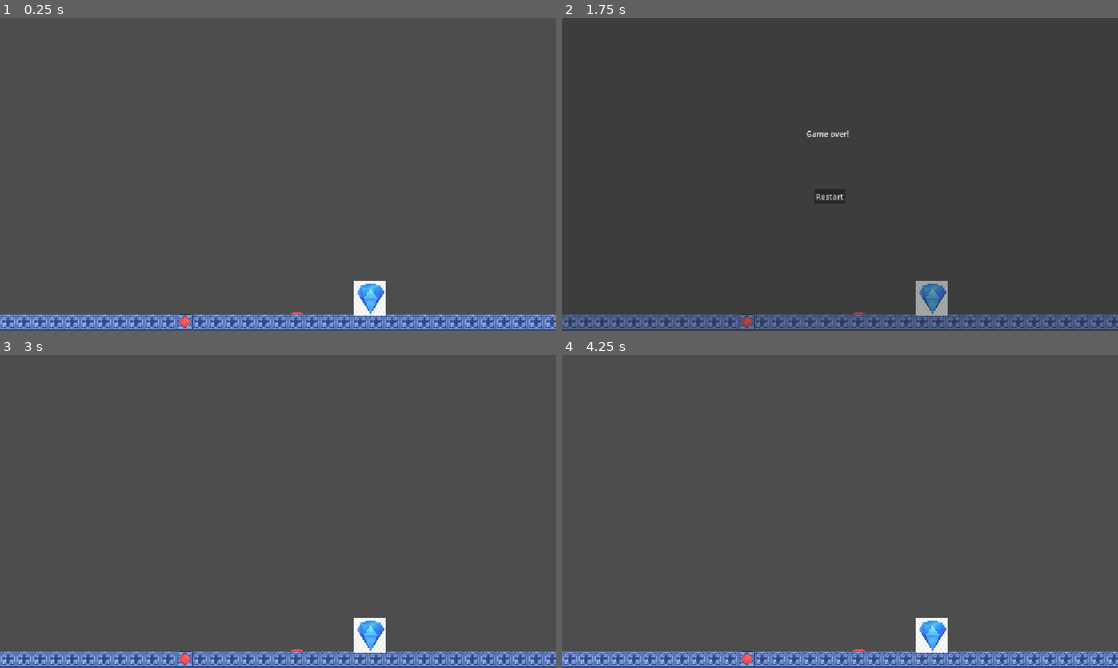
Above: before the commit, frames 1-4 (two rows, left to right).
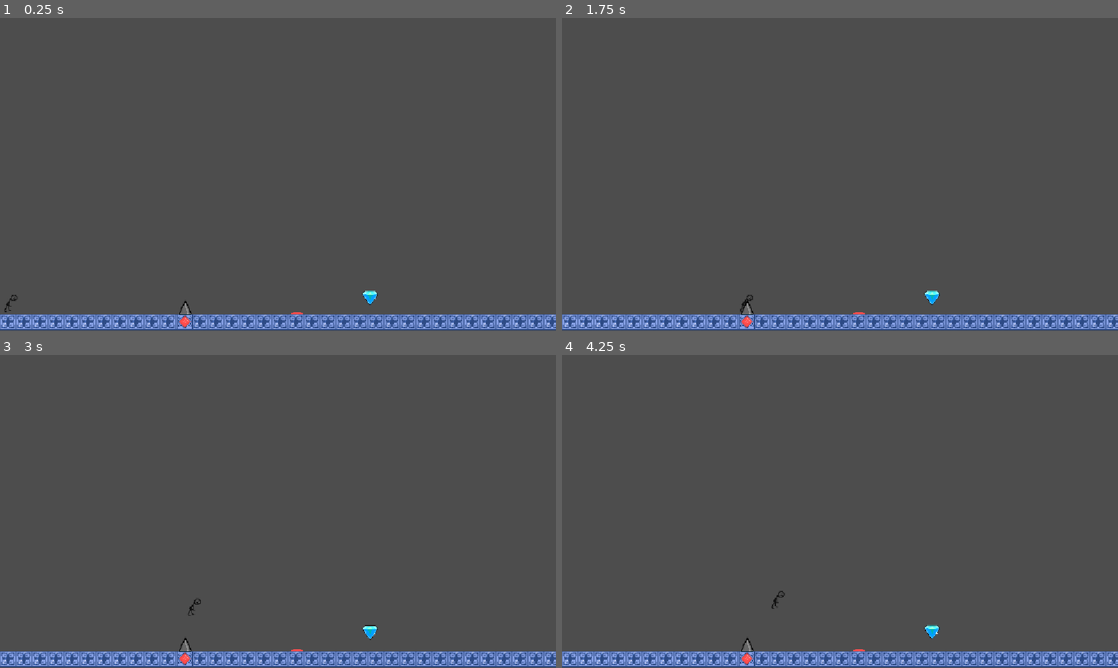
Above: after the commit, the same moments.

Repository: Noomins/Haven-ciao
Game: Godot game, scene res://main scene.tscn
Same seed, same stepped clock (60 frames per second), same inputs: the game is played once before the commit and once after it.
Inputs (mouse positions are in pixels of both pictures, inside the frame that each line leads up to):
- Up to frame 1 (0.25 s): no input
- Up to frame 2 (1.75 s): tap Enter at 0.5 s; hold D (walk right) from 0.53 s (still down); tap Space (jumping) at 0.77, 1.52 s
- Up to frame 3 (3 s): release D (walk right) at 2 s; click (266, 533) at 2 s, where only the run before the commit has a clickable "Restart"; tap Space (jumping) at 2.75 s; hold A (walk left) from 2.78 s (still down)
- Up to frame 4 (4.25 s): tap Enter at 3.5 s; release A (walk left) at 3.53 s; hold D (walk right) from 3.53 s (still down); tap Space (jumping) at 3.77 s

The runs differ from the first frame. In frame 1, 0.7% of the frame differs, in the area x 0-70%, y 84-96%; in frame 2, 6.1%, in the area x 0-100%, y 36-100%; in frame 3, 0.7%; in frame 4, 0.7%.

Commit message:
big fix

Diff:
--- a/n++-2/character_body_2d.gd
+++ b/n++-2/character_body_2d.gd
@@ -1,9 +1,15 @@
 extends CharacterBody2D
 @export var game_over_ui: CanvasLayer
-@onready var countdown_label = $CountdownLabel
+@onready var s_collision_shape = $"../spike/collision spike"
+@onready var s_sprite = $"../spike/spikeblock sprite"
+
 const SPEED = 300.0
 const JUMP_VELOCITY = -400.0
 var gameover = false
+func _ready():
+	s_collision_shape.set_deferred("disabled", true)
+	$"../the gem/AnimatedSprite2D".play("idle")
+
 func _physics_process(delta: float) -> void:
 	# Add the gravity.
 	if not is_on_floor():
@@ -16,6 +22,7 @@
 	var direction := Input.get_axis("walk left", "walk right")
 	if direction:
 		velocity.x = direction * SPEED
+
 	else:
 		velocity.x = move_toward(velocity.x, 0, SPEED)
 
@@ -26,3 +33,4 @@
 
 func _on_junppad_body_entered(body: CharacterBody2D) -> void:
 	velocity.y = JUMP_VELOCITY *1.5
+	$"../junppad/AnimatedSprite2D".play("jump")
--- a/n++-2/gameoverui.gd
+++ b/n++-2/gameoverui.gd
@@ -3,10 +3,10 @@
 @onready var control_node = $Control
 @onready var restart_button = $Control/restart
 @onready var escape_timer = $Timer
-@onready var s_collision_shape = $collisionspike
-@onready var s_sprite = $spikesprite
+@onready var s_collision_shape = $"../spike/collision spike"
+@onready var s_sprite = $"../spike/spikeblock sprite"
 @onready var g_collision_shape = $"../the gem/gem collision"
-@onready var g_sprite = $"../the gem/gem sprite"
+@onready var g_sprite = $"../the gem/AnimatedSprite2D"
 func trigger_game_over():
 	control_node.show()
 	get_tree().paused = true
--- a/n++-2/main scene.tscn
+++ b/n++-2/main scene.tscn
@@ -1,23 +1,38 @@
 [gd_scene format=3 uid="uid://ro61u1mqhx2u"]
 
-[ext_resource type="Script" uid="uid://c13cep5r7akui" path="res://character_body_2d.gd" id="1_c0ne2"]
-[ext_resource type="Texture2D" uid="uid://b4si3v88u522m" path="res://icon.svg" id="2_0afw7"]
-[ext_resource type="Texture2D" uid="uid://dbq4kw1iauejw" path="res://makebead-32x32.png" id="3_ux2rm"]
+[ext_resource type="Script" uid="uid://hosjrbs8ccy8" path="res://character_body_2d.gd" id="1_c0ne2"]
+[ext_resource type="Texture2D" uid="uid://ddeyo8584do6h" path="res://playerplaceholder.png" id="3_lslek"]
+[ext_resource type="Texture2D" uid="uid://bsnc4poohiieg" path="res://makebead-32x32.png" id="3_ux2rm"]
 [ext_resource type="Script" uid="uid://dkkn46uj63qq5" path="res://spike.gd" id="4_0afw7"]
 [ext_resource type="Texture2D" uid="uid://curccmhgg6eq5" path="res://perm spike-32x32_2.png" id="5_ux2rm"]
 [ext_resource type="Texture2D" uid="uid://c6o0ft1q33ljv" path="res://spriteanims/spritepad1.png" id="6_52ei1"]
+[ext_resource type="Texture2D" uid="uid://cfmlj8t1fa57k" path="res://spriteanims/nothing.png" id="7_t4yvt"]
+[ext_resource type="Texture2D" uid="uid://dbqv1r26n4afr" path="res://spriteanims/spikeframe1.png" id="7_t6o86"]
 [ext_resource type="Texture2D" uid="uid://6u65uuklib5v" path="res://spriteanims/spritepad2.png" id="7_v7vy4"]
 [ext_resource type="Texture2D" uid="uid://xom7mqvpecmc" path="res://spriteanims/spritepad3.png" id="8_7bxi3"]
+[ext_resource type="Texture2D" uid="uid://c07j3dv11g7pl" path="res://spriteanims/spikeframe2.png" id="8_cabrn"]
+[ext_resource type="Texture2D" uid="uid://dobhptvw4ccv8" path="res://spriteanims/spikeframe3.png" id="9_ens8i"]
 [ext_resource type="Texture2D" uid="uid://nxce7rn05elu" path="res://spriteanims/spritepad4.png" id="9_lslek"]
 [ext_resource type="Texture2D" uid="uid://bid7cx5bdty11" path="res://spriteanims/spritepad5.png" id="10_cws43"]
+[ext_resource type="Texture2D" uid="uid://ccp43spe84gqh" path="res://spriteanims/spikeframe4.png" id="10_yklg6"]
+[ext_resource type="Texture2D" uid="uid://dq8kyb2p436c2" path="res://spriteanims/spikeframe5.png" id="11_770c0"]
 [ext_resource type="Texture2D" uid="uid://bj3ptwtpa7b64" path="res://spriteanims/spritepad6.png" id="11_j008o"]
+[ext_resource type="Texture2D" uid="uid://cb0lsb48io8m6" path="res://spriteanims/spikeframe6.png" id="12_ps13k"]
 [ext_resource type="Texture2D" uid="uid://cjk2hiscar11t" path="res://spriteanims/spritepad7.png" id="12_xn55d"]
+[ext_resource type="Texture2D" uid="uid://cg2khmdihy15m" path="res://spriteanims/spikeframe7.png" id="13_eajmq"]
 [ext_resource type="Texture2D" uid="uid://dmc0cyuly1eqo" path="res://spriteanims/spritepad8.png" id="13_tfagm"]
 [ext_resource type="Texture2D" uid="uid://duhrd8ngs3lpl" path="res://spriteanims/spritepad9.png" id="14_ipocw"]
 [ext_resource type="Texture2D" uid="uid://c6sgqsdct3th7" path="res://spriteanims/spritepad10.png" id="15_aw4ih"]
 [ext_resource type="Script" uid="uid://csmv222ar7qkk" path="res://gameoverui.gd" id="16_v7vy4"]
-[ext_resource type="Texture2D" uid="uid://ckw5ur3d2qneo" path="res://gem.jpg" id="17_7bxi3"]
 [ext_resource type="Script" uid="uid://vbddil5m4qqr" path="res://the_gem.gd" id="17_lslek"]
+[ext_resource type="Texture2D" uid="uid://75ff5p64inww" path="res://spriteanims/crystalidle1.png" id="19_o10iu"]
+[ext_resource type="Texture2D" uid="uid://bxea4chkfiok5" path="res://spriteanims/crystalidle2.png" id="20_2oafy"]
+[ext_resource type="Texture2D" uid="uid://c27h8hudp5ly7" path="res://spriteanims/crystalidle3.png" id="21_7wclo"]
+[ext_resource type="Texture2D" uid="uid://bosjo0yuns6db" path="res://spriteanims/crystalidle4.png" id="22_1rk8b"]
+[ext_resource type="Texture2D" uid="uid://d3oa15kyiogol" path="res://spriteanims/crystalidle5.png" id="23_wgikr"]
+[ext_resource type="Texture2D" uid="uid://c2ppeko5eg1o0" path="res://spriteanims/crystalidle6.png" id="24_47sn8"]
+[ext_resource type="Texture2D" uid="uid://dpqap8vsmmaft" path="res://spriteanims/crystalidle7.png" id="25_icqtw"]
+[ext_resource type="Texture2D" uid="uid://dneqbd4ei51ex" path="res://spriteanims/crystalidle8.png" id="26_t4yvt"]
 
 [sub_resource type="RectangleShape2D" id="RectangleShape2D_ijygm"]
 size = Vector2(47, 45)
@@ -26,7 +41,42 @@
 size = Vector2(1151, 31.25)
 
 [sub_resource type="RectangleShape2D" id="RectangleShape2D_hjf4h"]
-size = Vector2(27, 43)
+size = Vector2(27, 31.5)
+
+[sub_resource type="SpriteFrames" id="SpriteFrames_5270r"]
+animations = [{
+"frames": [{
+"duration": 1.0,
+"texture": ExtResource("7_t4yvt")
+}, {
+"duration": 1.0,
+"texture": ExtResource("7_t6o86")
+}, {
+"duration": 1.0,
+"texture": ExtResource("8_cabrn")
+}, {
+"duration": 1.0,
+"texture": ExtResource("9_ens8i")
+}, {
+"duration": 1.0,
+"texture": ExtResource("10_yklg6")
+}, {
+"duration": 1.0,
+"texture": ExtResource("11_770c0")
+}, {
+"duration": 1.0,
+"texture": ExtResource("12_ps13k")
+}, {
+"duration": 1.0,
+"texture": ExtResource("13_eajmq")
+}, {
+"duration": 1.0,
+"texture": ExtResource("9_ens8i")
+}],
+"loop": 0,
+"name": &"spawn",
+"speed": 10.0
+}]
 
 [sub_resource type="RectangleShape2D" id="RectangleShape2D_52ei1"]
 size = Vector2(20, 7)
@@ -64,13 +114,45 @@
 "duration": 1.0,
 "texture": ExtResource("15_aw4ih")
 }],
-"loop": 1,
-"name": &"default",
+"loop": 0,
+"name": &"jump",
 "speed": 15.0
 }]
 
 [sub_resource type="RectangleShape2D" id="RectangleShape2D_5270r"]
 size = Vector2(64, 69)
+
+[sub_resource type="SpriteFrames" id="SpriteFrames_hjf4h"]
+animations = [{
+"frames": [{
+"duration": 1.0,
+"texture": ExtResource("19_o10iu")
+}, {
+"duration": 1.0,
+"texture": ExtResource("20_2oafy")
+}, {
+"duration": 1.0,
+"texture": ExtResource("21_7wclo")
+}, {
+"duration": 1.0,
+"texture": ExtResource("22_1rk8b")
+}, {
+"duration": 1.0,
+"texture": ExtResource("23_wgikr")
+}, {
+"duration": 1.0,
+"texture": ExtResource("24_47sn8")
+}, {
+"duration": 1.0,
+"texture": ExtResource("25_icqtw")
+}, {
+"duration": 1.0,
+"texture": ExtResource("26_t4yvt")
+}],
+"loop": 1,
+"name": &"idle",
+"speed": 5.0
+}]
 
 [node name="main" type="Node2D" unique_id=1120075018]
 
@@ -129,8 +211,8 @@
 
 [node name="Sprite2D" type="Sprite2D" parent="player" unique_id=577689545]
 position = Vector2(-39.5, 41)
-scale = Vector2(0.3828125, 0.359375)
-texture = ExtResource("2_0afw7")
+scale = Vector2(1.5028123, 1.4393774)
+texture = ExtResource("3_lslek")
 
 [node name="player collision" type="CollisionShape2D" parent="player" unique_id=1885101052]
 position = Vector2(-39.5, 40.5)
@@ -155,13 +237,21 @@
 position = Vector2(383, 563)
 script = ExtResource("4_0afw7")
 
-[node name="CollisionShape2D" type="CollisionShape2D" parent="spike" unique_id=485292785]
-position = Vector2(0, 29)
+[node name="collision spike" type="CollisionShape2D" parent="spike" unique_id=485292785]
+position = Vector2(0, 34.75)
 shape = SubResource("RectangleShape2D_hjf4h")
 
-[node name="Sprite2D" type="Sprite2D" parent="spike" unique_id=376305544]
+[node name="spikeblock sprite" type="Sprite2D" parent="spike" unique_id=376305544]
 position = Vector2(0, 66)
 texture = ExtResource("5_ux2rm")
+
+[node name="spikespawn" type="AnimatedSprite2D" parent="spike" unique_id=18341072]
+position = Vector2(1, 24)
+scale = Vector2(1.6000025, 1.6)
+sprite_frames = SubResource("SpriteFrames_5270r")
+animation = &"spawn"
+frame = 8
+frame_progress = 1.0
 
 [node name="junppad" type="Area2D" parent="." unique_id=236799452]
 position = Vector2(615, 599)
@@ -173,24 +263,23 @@
 [node name="AnimatedSprite2D" type="AnimatedSprite2D" parent="junppad" unique_id=844104961]
 position = Vector2(0, -3)
 sprite_frames = SubResource("SpriteFrames_ijygm")
-frame_progress = 0.5686106
+animation = &"jump"
 
 [node name="the gem" type="Area2D" parent="." unique_id=2135960028 node_paths=PackedStringArray("game_over_ui")]
 position = Vector2(767, 579)
 script = ExtResource("17_lslek")
 game_over_ui = NodePath("../Gameoverui")
 
-[node name="CollisionShape2D" type="CollisionShape2D" parent="the gem" unique_id=2021848581]
+[node name="gem collision" type="CollisionShape2D" parent="the gem" unique_id=2021848581]
 position = Vector2(1, 1.5)
 shape = SubResource("RectangleShape2D_5270r")
 
-[node name="Sprite2D" type="Sprite2D" parent="the gem" unique_id=1702756169]
-position = Vector2(1.66893e-06, 1.0000186)
-scale = Vector2(0.34455958, 0.493243)
-texture = ExtResource("17_7bxi3")
+[node name="AnimatedSprite2D" type="AnimatedSprite2D" parent="the gem" unique_id=1536887880]
+sprite_frames = SubResource("SpriteFrames_hjf4h")
+animation = &"idle"
 
 [connection signal="timeout" from="Gameoverui/Timer" to="Gameoverui" method="_on_timer_timeout"]
 [connection signal="pressed" from="Gameoverui/Control/restart" to="Gameoverui" method="_on_restart_pressed"]
 [connection signal="body_entered" from="spike" to="player" method="_on_spike_body_entered"]
 [connection signal="body_entered" from="junppad" to="player" method="_on_junppad_body_entered"]
-[connection signal="body_entered" from="the gem" to="player" method="_on_the_gem_body_entered"]
+[connection signal="body_entered" from="the gem" to="Gameoverui" method="_on_the_gem_body_entered"]
